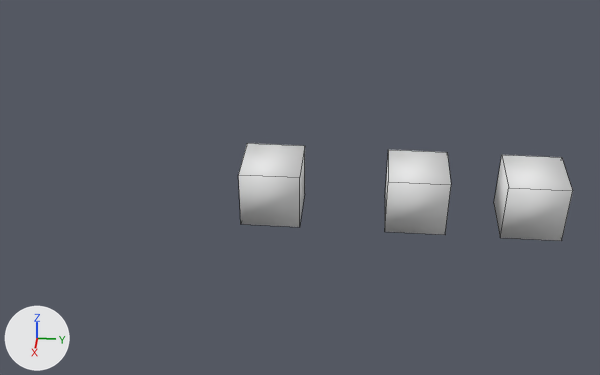
The Blender file 测试.blend: old version first, new version second.
Camera for both pictures: a 50 mm camera at (23.5, -5.37, 15.77) aimed at (0.02, -7.45, -0.05). Every picture has the same lights, and +X, +Y and +Z are marked at lower left. Mesh edges are drawn as thin lines.

In view in the first picture: 'modify', 'origin', 'origin.001'.
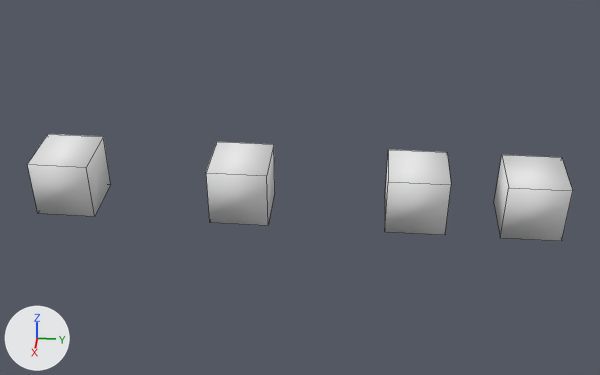
Edits to the bpy script that builds the scene:
```text
Add me_立方体_024:
    me_立方体_024.from_pydata([(-1.0, -1.0, -1.0), (-1.0, -1.0, 1.0), (-1.0, 1.0, -1.0), (-1.0, 1.0, 1.0), (1.0, -1.0, -1.0), (1.0, -1.0, 1.0), (1.0, 1.0, -1.0), (1.0, 1.0, 1.0), (-1.0, -1.0, 1.0), (-1.0, 1.0, 1.0)], [], [(2, 3, 7, 6), (6, 7, 5, 4), (4, 5, 1, 0), (2, 6, 4, 0), (7, 3, 1, 5), (0, 8, 9, 2)])
    me_立方体_024.polygons.foreach_set('use_smooth', [True] * 6)
Change ob_origin_001:
    ob_origin_001.location: (0.0, -8.37, 0.0) -> (0.0, -15.45, 0.0)
Add ob_origin_002:
    ob_origin_002 = bpy.data.objects.new('origin.002', me_立方体_024)
    ob_origin_002.location = (0.0, -9.44, 0.0)
```

What differs and where, as boxes (x1, y1, x2, y2) in the pictures (600 x 375 px):
'origin.001', moved: before (238, 143, 305, 227); after (27, 134, 110, 216)
'origin.002', added: after (206, 142, 275, 225)
